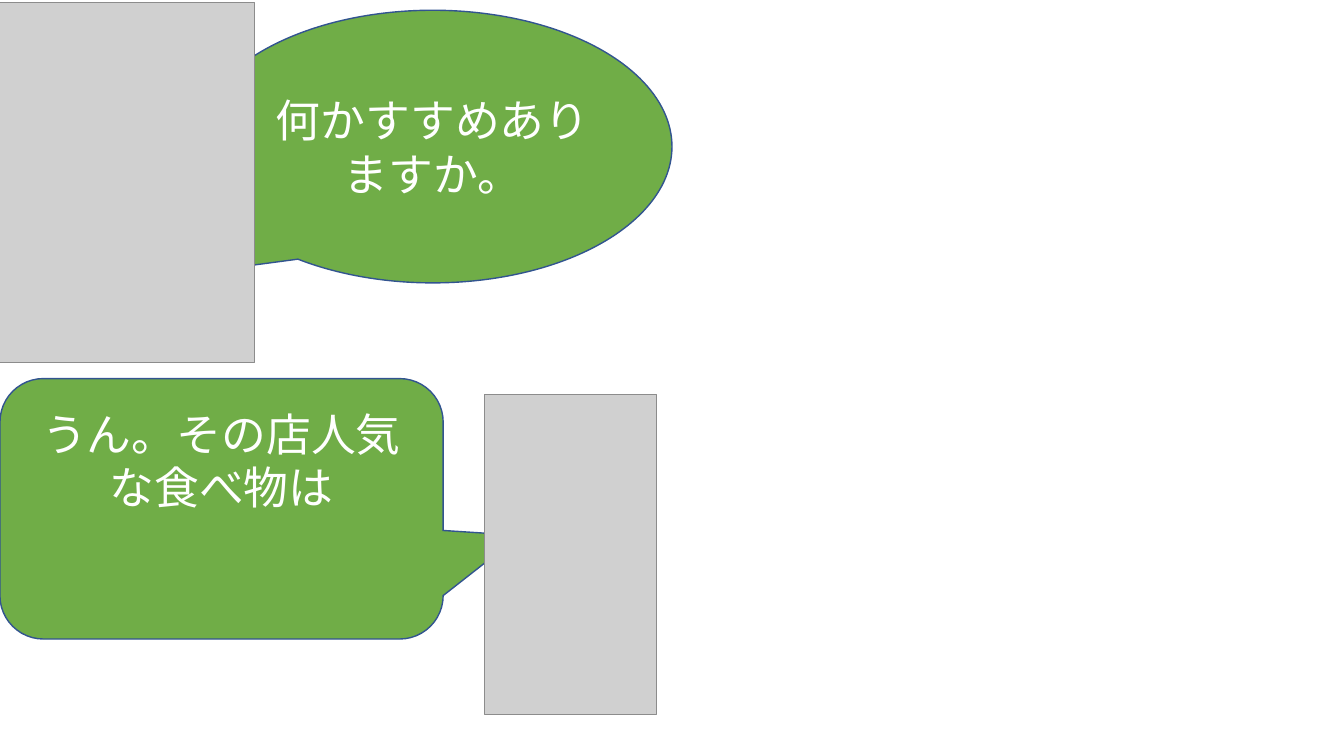
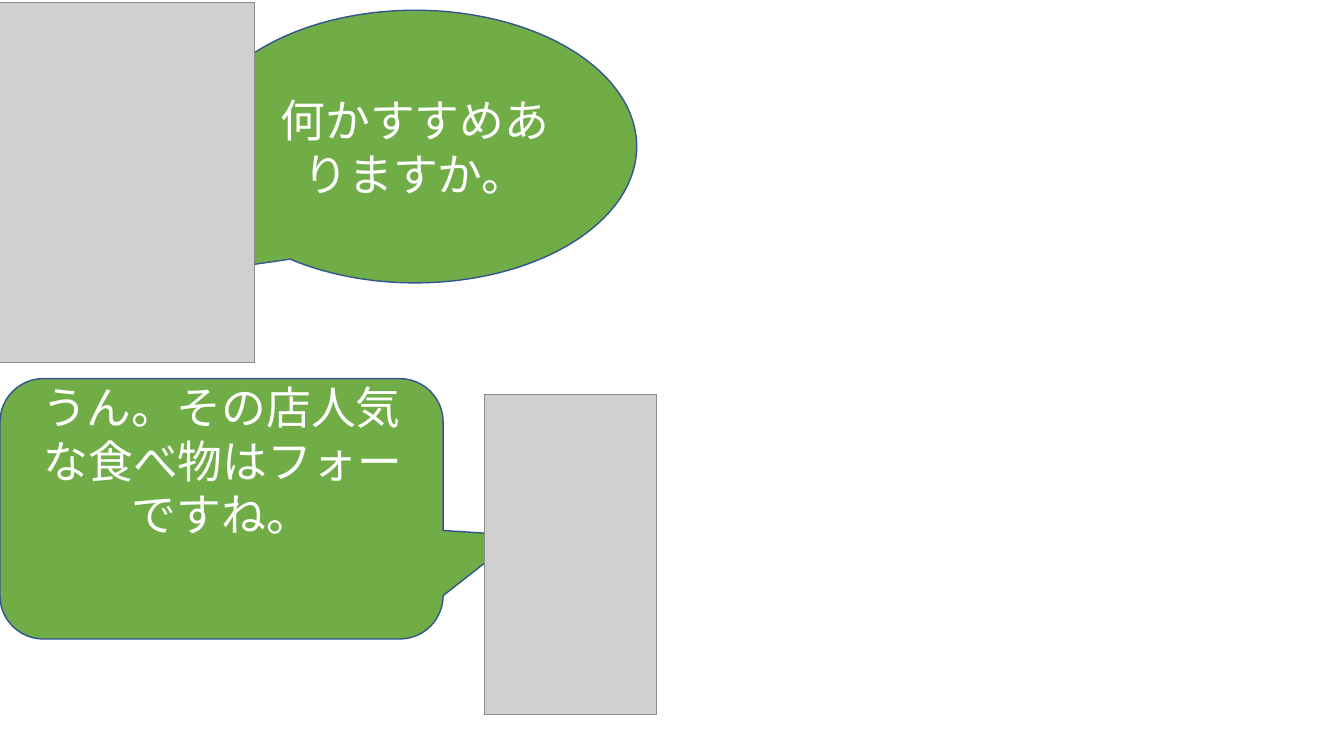
Before and after one commit to phuchung97/phuchung97.github.io, a slide deck: slide 17 of design/story.pptx. Drawn at 1344x756 pixels with LibreOffice and Linux fonts; fonts in the diff are those of the drawing; grey boxes stand for pictures; background and template pictures are left out. Boxes give left, top, right and bottom in pixels: in the first picture for what was removed or moved away, otherwise in the second. Text is boxed around its words. In the diff, an @@ line names an element or a change of style, - is before the commit and + after.

```diff
--- a/design/story.pptx
+++ b/design/story.pptx
@@ speech bubble "何かすすめありますか。": place and size @@
-speech bubble "何かすすめありますか。" at box(194, 10, 673, 282)
+speech bubble "何かすすめありますか。" at box(194, 10, 637, 282)
@@ text in rounded speech box at box(42, 378, 402, 534): text changed @@
-うん。その店人気な食べ物は
+うん。その店人気な食べ物はフォーですね。
```
Also in this commit, not shown: 10 other slides changed, 42 other files.
